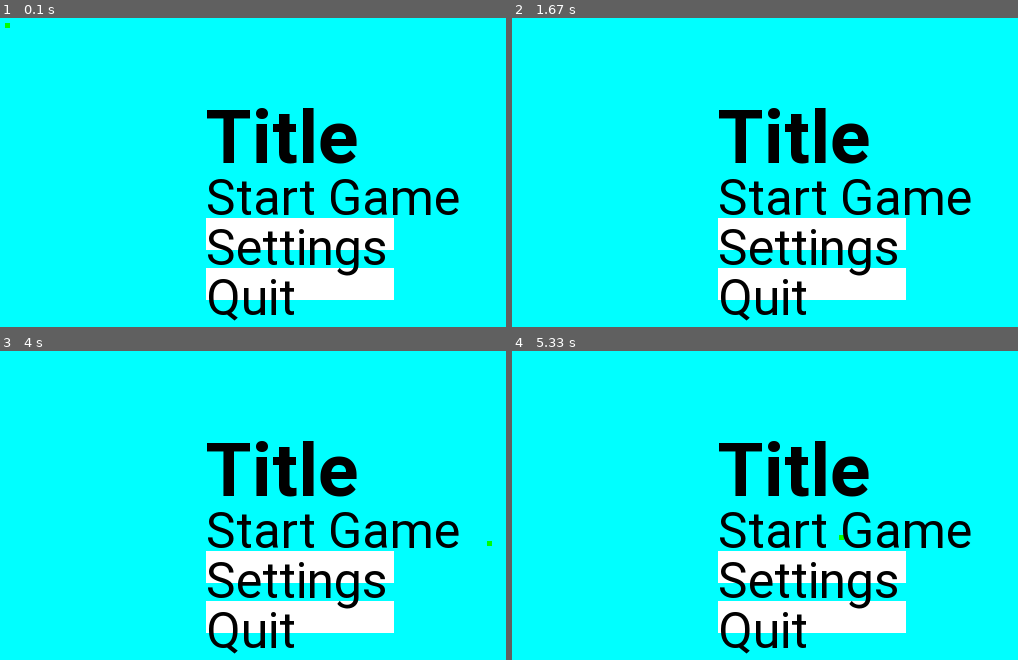
Above: before the commit, frames 1-4 (two rows, left to right).
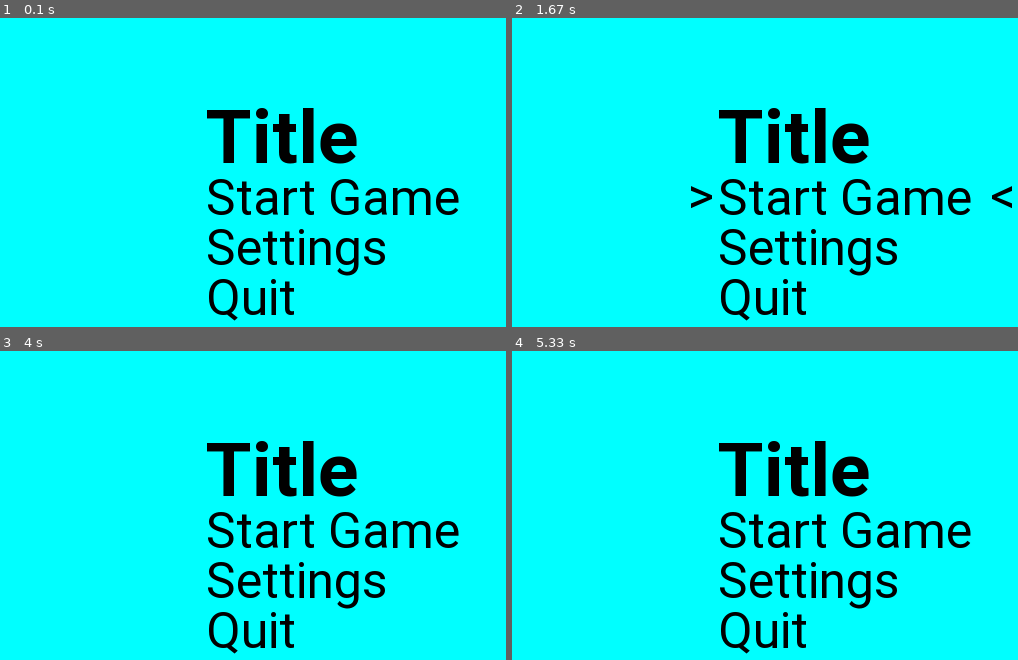
Above: after the commit, the same moments.

Repository: Fossa88/Python
Game: pygame game, started from pygame-Capstone/TitleScreenTemplate.py
The game is run twice, just before and just after one commit, with the same random seed, the same clock (stepped at 60 frames per second) and the same inputs.
Inputs (mouse positions are in pixels of both pictures, inside the frame that each line leads up to):
- Up to frame 1 (0.1 s): no input
- Up to frame 2 (1.67 s): click (810, 218) at 0.38 s; click (668, 221) at 0.72 s; click "Start Game" at 1.55 s
- Up to frame 3 (4 s): click (313, 415) at 1.88 s; click (298, 601) at 2.22 s; click (278, 483) at 2.55 s; click "Start Game" at 3.38 s; click (485, 539) at 3.72 s
- Up to frame 4 (5.33 s): click "Start Game" at 4.55 s; click (840, 536) at 4.88 s

The runs differ from the first frame. In frame 1, 6.8% of the frame differs, in the area x 0-78%, y 1-92%; in frame 2, 7.1%, in the area x 35-99%, y 54-92%; in frame 3, 6.8%; in frame 4, 6.8%.

Commit message:
Update TitleScreenTemplate.py

Diff:
--- a/pygame-Capstone/TitleScreenTemplate.py
+++ b/pygame-Capstone/TitleScreenTemplate.py
@@ -1,4 +1,5 @@
 import pygame
+import math
 pygame.init()
 
 running = True
@@ -7,7 +8,7 @@
 pygame.display.set_caption('Title Screen')
 
 clock = pygame.time.Clock()
-fps_limit = 120
+fps_limit = 60
 
     # Colours
 WHITE = (255, 255, 255)
@@ -17,6 +18,9 @@
 BLUE = (0, 0, 255)
 AMARANTH = (159, 43, 104)
 AQUA = (0, 255, 255)
+ColourST = AQUA
+ColourSetT = AQUA
+ColourQT = AQUA
 
     #Object Creation
 text_font = pygame.font.SysFont("Roboto", 50)
@@ -27,7 +31,7 @@
     surface.blit(img, (xpos, ypos))
 
 def Rectangle(surface, Colour, Xpos2, Ypos2, Length, Height1):
-    pygame.draw.rect(surface, Colour, pygame.Rect(Xpos2, Ypos2, Length, Height1))
+    pygame.draw.rect(surface, Colour, (Xpos2, Ypos2, Length, Height1))
 
     # Game Function
 while running:
@@ -40,20 +44,36 @@
     surface.fill(AQUA)
 
     #Objects
-    colour = GREEN
     (Xpos1, Ypos1) = pygame.mouse.get_pos()
-    Cursor = pygame.draw.rect(surface, colour, pygame.Rect(Xpos1, Ypos1, 5, 5))
-    StartRectangle = Rectangle(surface, AQUA, width/2.9, 150, 188, 32)
-    SettingsRectangle = Rectangle(surface, WHITE, width/2.9, 200, 188, 32)
-    QuitRectangle = Rectangle(surface, WHITE, width/2.9, 250, 188, 32)
+    Cursor = pygame.draw.rect(surface, AQUA, (Xpos1, Ypos1, 5,5), 0)
+    Dope = pygame.draw.rect(surface, AQUA, (206, 150, 188, 32))
+    SettingsRectangle = pygame.draw.rect(surface, AQUA, (206, 200, 188, 32))
+    QuitRectangle = pygame.draw.rect(surface, AQUA, (206, 250, 188, 32))
 
     #Text
     draw_text("Title", text_font2, BLACK, width/2.9, 75)
     StartGame = draw_text("Start Game", text_font, BLACK, width/2.9, 150)
+    draw_text(">                       <", text_font, ColourST, width/3.4, 148)
     Settings = draw_text("Settings", text_font, BLACK, width/2.9, 200)
+    draw_text(">                       <", text_font, ColourSetT, width/3.4, 198)
     Quit = draw_text("Quit", text_font, BLACK, width/2.9, 250)
+    draw_text(">                       <", text_font, ColourQT, width/3.4, 248)
 
     #Collisions
+    if Cursor.colliderect(Dope):
+        ColourST = BLACK
+    else:
+        ColourST = AQUA
+
+    if Cursor.colliderect(SettingsRectangle):
+        ColourSetT = BLACK
+    else:
+        ColourSetT = AQUA
+
+    if Cursor.colliderect(QuitRectangle):
+        ColourQT = BLACK
+    else:
+        ColourQT = AQUA
 
     pygame.display.flip()
 pygame.quit()
